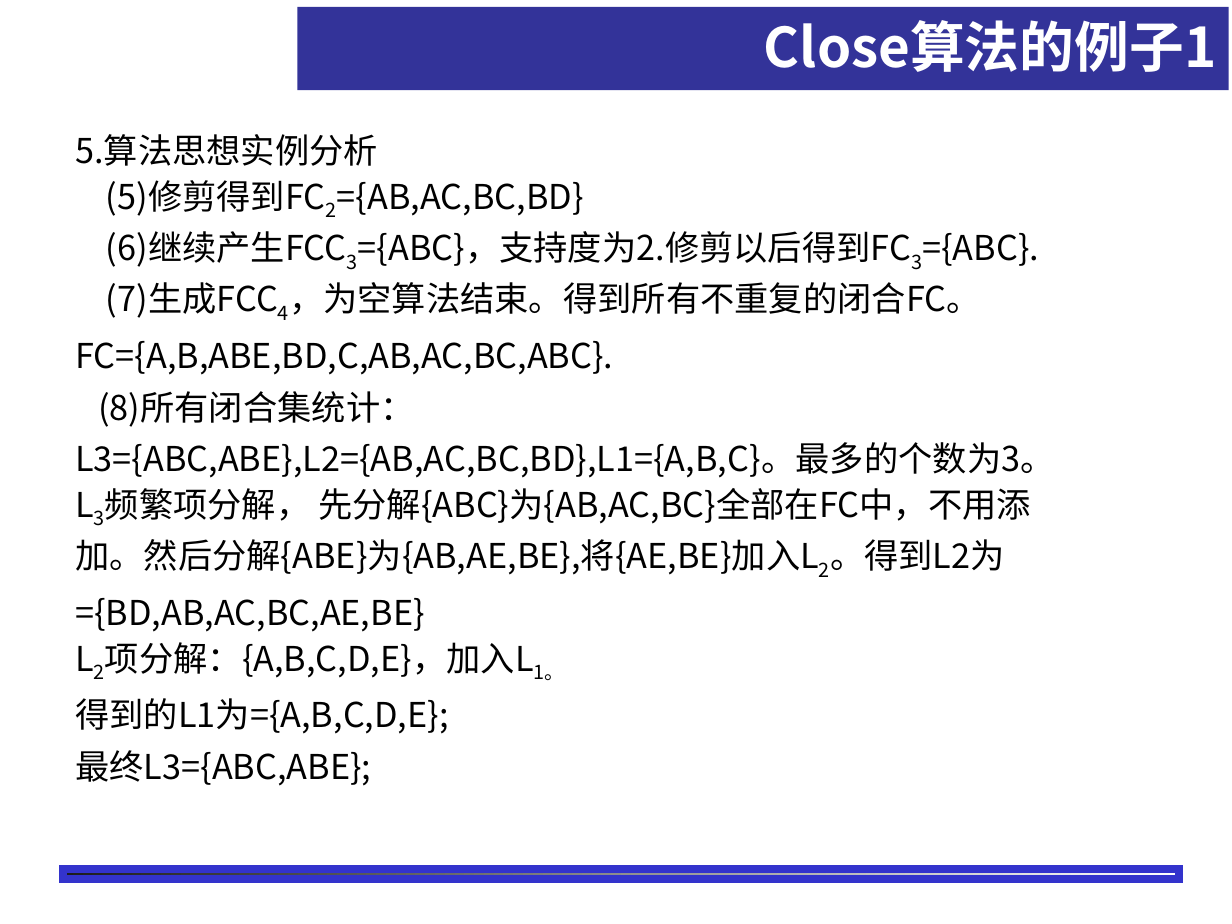
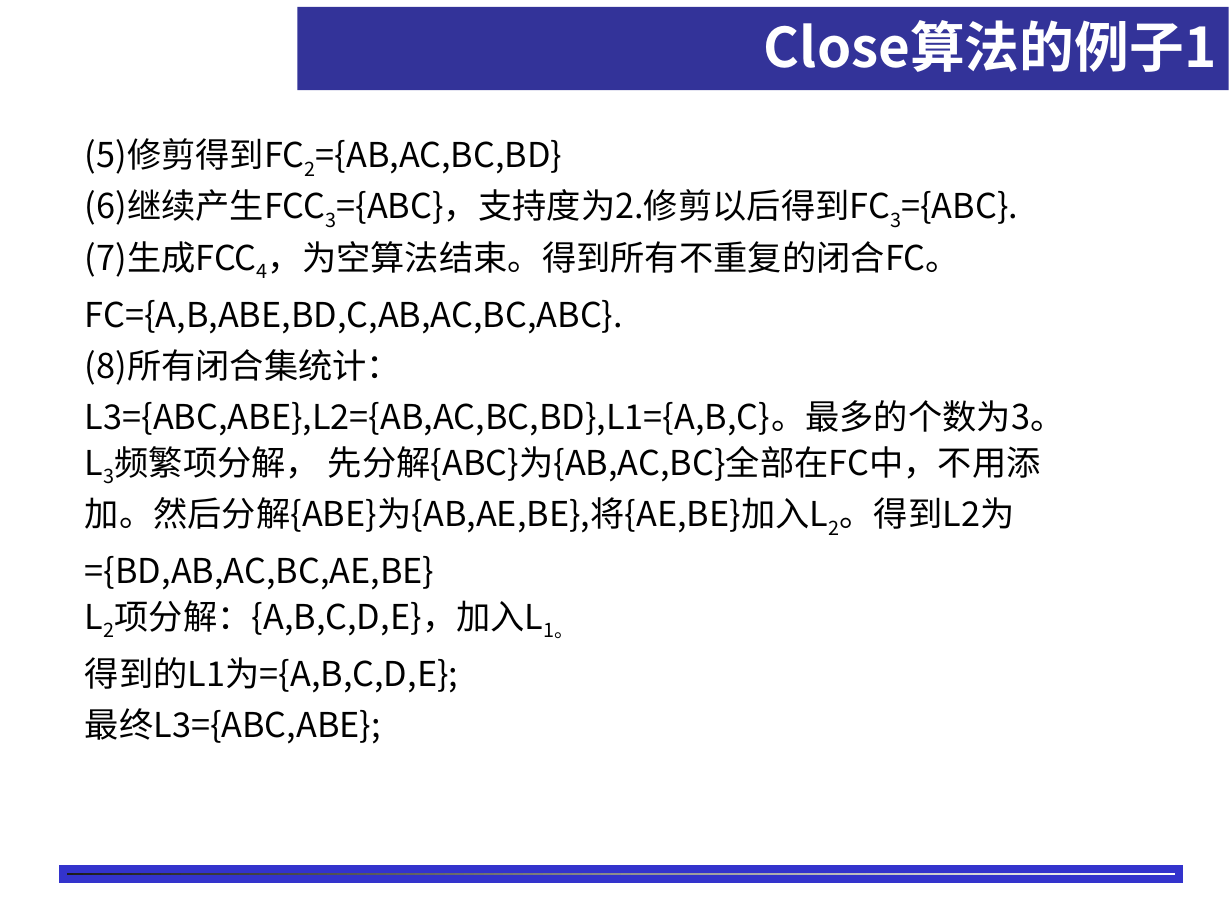
Before and after one commit to shfkuang/shfkuang.github.io, a slide deck: slide 19 of dm/ch3.2.ppt. Drawn at 1232x924 pixels with LibreOffice and Linux fonts; fonts in the diff are those of the drawing; background and template pictures are left out. Boxes give left, top, right and bottom in pixels: in the first picture for what was removed or moved away, otherwise in the second. Text is boxed around its words. In the diff, an @@ line names an element or a change of style, - is before the commit and + after.

```diff
--- a/dm/ch3.2.ppt
+++ b/dm/ch3.2.ppt
@@ text "(5)修剪得到FC2={AB,AC,BC,BD}": place and size @@
-text "(5)修剪得到FC2={AB,AC,BC,BD}" at <box>75,134,1054,786</box>
+text "(5)修剪得到FC2={AB,AC,BC,BD}" at <box>85,138,1064,744</box>
@@ text at <box>75,134,378,166</box>: paragraph removed @@
-5.算法思想实例分析
```
Also in this commit, not shown: 6 other slides changed, 2 slides added, 2 other files.
